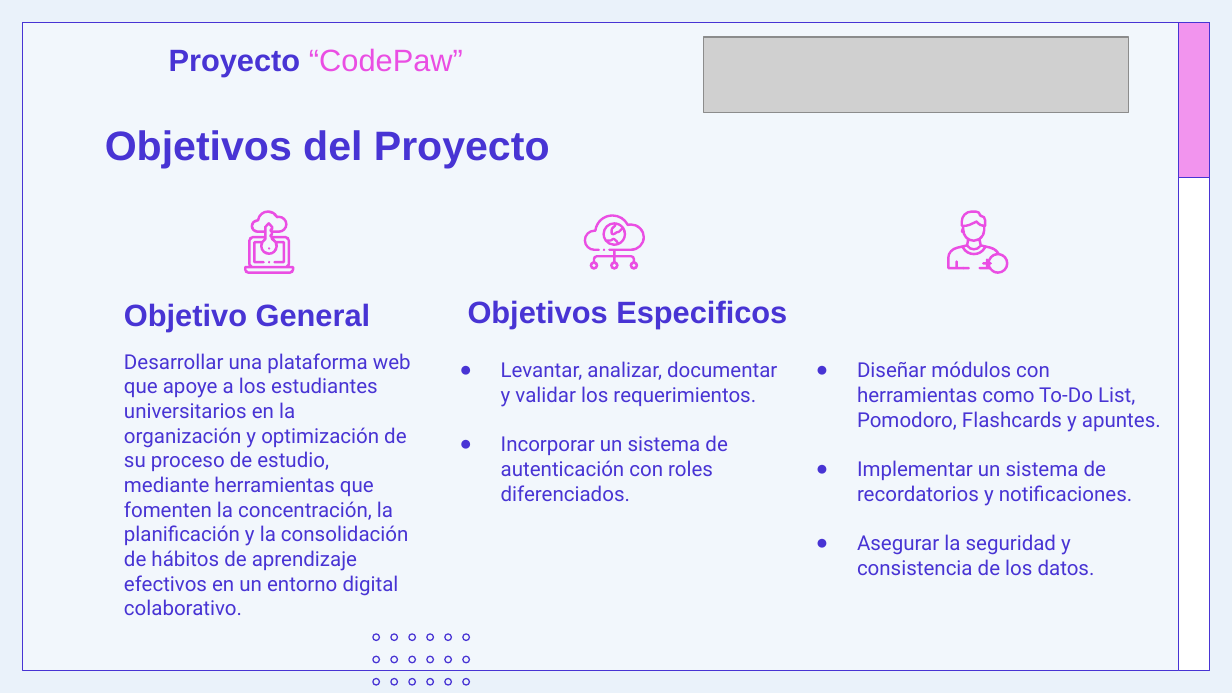
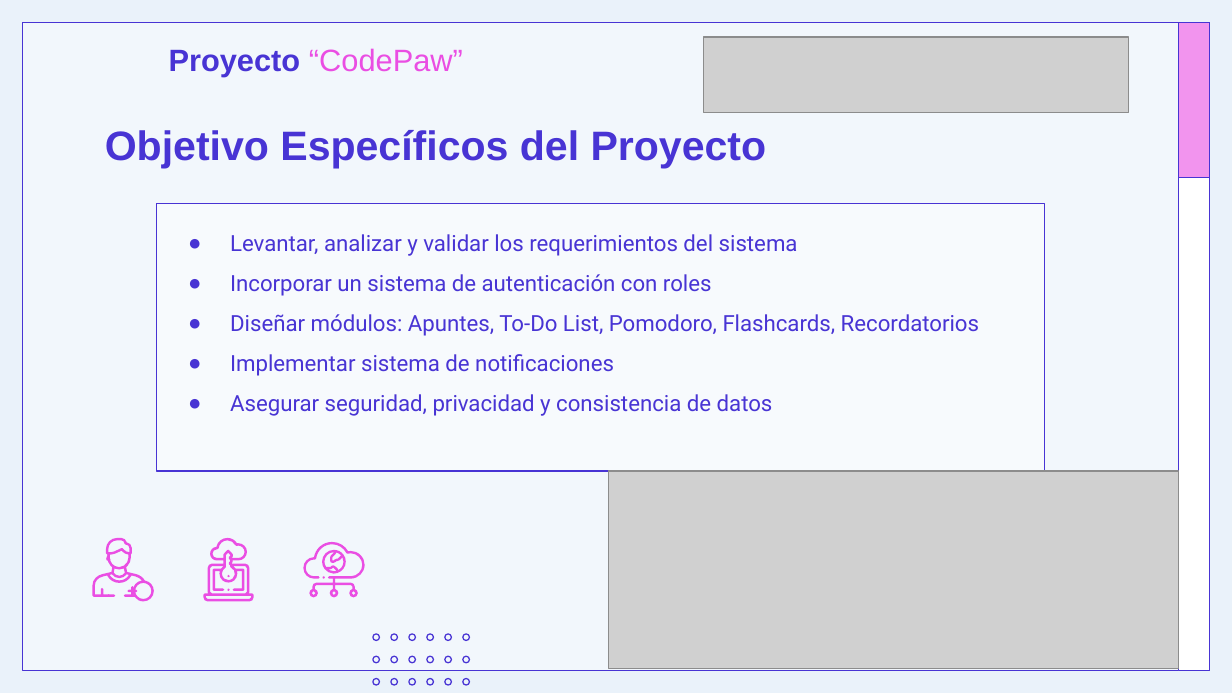
Before and after one commit to Yuyo00/CodePaw, a slide deck: slide 5 of Fase 2/Evidencias Proyecto/Presentación Proyecto.pptx. Drawn at 1232x693 pixels with LibreOffice and Linux fonts; fonts in the diff are those of the drawing; grey boxes stand for pictures; background and template pictures are left out. Boxes give left, top, right and bottom in pixels: in the first picture for what was removed or moved away, otherwise in the second. Text is boxed around its words. In the diff, an @@ line names an element or a change of style, - is before the commit and + after.

```diff
--- a/Fase 2/Evidencias Proyecto/Presentación Proyecto.pptx
+++ b/Fase 2/Evidencias Proyecto/Presentación Proyecto.pptx
@@ title at (105, 130, 767, 169): text changed @@
-Objetivos del Proyecto
+Objetivo Específicos del Proyecto
@@ subtitle added at (156, 203, 1045, 471), fill #FFFFFF at 40% opacity, outline #4834D4 0.75 pt, 13 pt, text #4834D4 @@
+● Levantar, analizar y validar los requerimientos del sistema
+● Incorporar un sistema de autenticación con roles
+● Diseñar módulos: Apuntes, To-Do List, Pomodoro, Flashcards, Recordatorios
+● Implementar sistema de notificaciones
+● Asegurar seguridad, privacidad y consistencia de datos
@@ subtitle removed at (124, 303, 371, 332) @@
-Objetivo General
@@ subtitle removed at (468, 300, 787, 328) @@
-Objetivos Especificos
@@ subtitle removed at (124, 353, 411, 596) @@
-Desarrollar una plataforma web que apoye a los estudiantes universitarios en la organización y optimización de su proceso de estudio, mediante herramientas que fomenten la concentración, la planificación y la consolidación de hábitos de aprendizaje efectivos en un entorno digital colaborativo.
@@ subtitle removed at (501, 361, 777, 501) @@
-● Levantar, analizar, documentar y validar los requerimientos.
-● Incorporar un sistema de autenticación con roles diferenciados.
@@ subtitle removed at (857, 361, 1161, 575) @@
-● Diseñar módulos con herramientas como To-Do List, Pomodoro, Flashcards y apuntes.
-● Implementar un sistema de recordatorios y notificaciones.
-● Asegurar la seguridad y consistencia de los datos.
@@ picture added at (609, 471, 1179, 668) @@
@@ freeform shape: place and size @@
-freeform shape at (947, 211, 1009, 275)
+freeform shape at (92, 538, 154, 602)
@@ freeform shape: place and size @@
-freeform shape at (244, 211, 294, 275)
+freeform shape at (203, 538, 254, 602)
@@ freeform shape: place and size @@
-freeform shape at (961, 228, 966, 234)
+freeform shape at (106, 556, 111, 562)
@@ freeform shape: place and size @@
-freeform shape at (584, 214, 646, 270)
+freeform shape at (303, 542, 365, 598)
@@ freeform shape: place and size @@
-freeform shape at (602, 222, 626, 245)
+freeform shape at (322, 549, 345, 573)
@@ freeform shape: place and size @@
-freeform shape at (267, 248, 270, 250)
+freeform shape at (107, 595, 110, 598)
@@ freeform shape: place and size @@
-freeform shape at (982, 259, 992, 269)
+freeform shape at (127, 586, 137, 596)
@@ freeform shape: place and size @@
-freeform shape at (962, 267, 965, 270)
+freeform shape at (227, 575, 229, 578)
@@ freeform shape: place and size @@
-freeform shape at (602, 249, 605, 251)
+freeform shape at (227, 589, 229, 591)
@@ freeform shape: place and size @@
-freeform shape at (267, 261, 270, 264)
+freeform shape at (323, 577, 325, 579)
```
Also in this commit, not shown: 10 other slides changed, 1 slide added, 1 slide removed.
